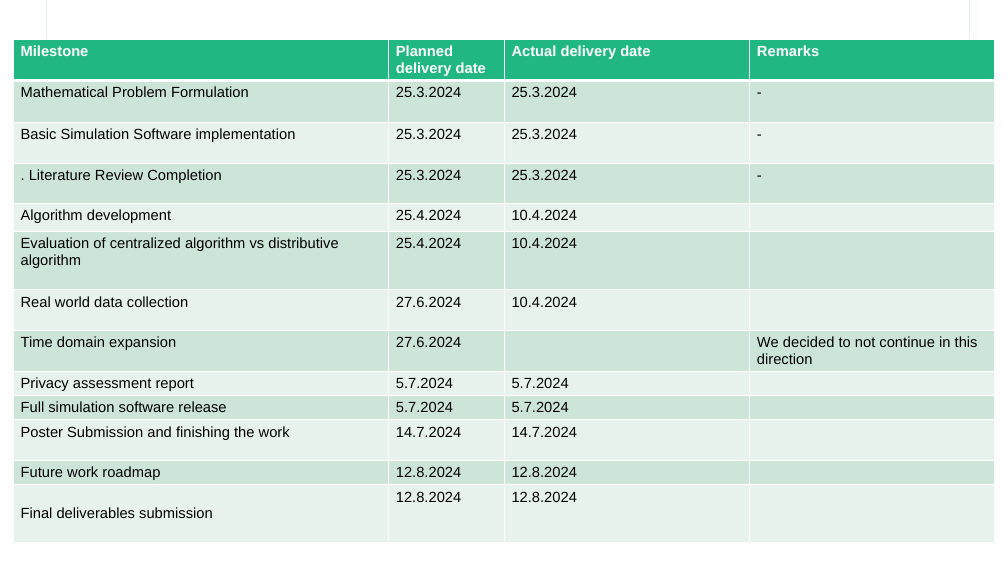
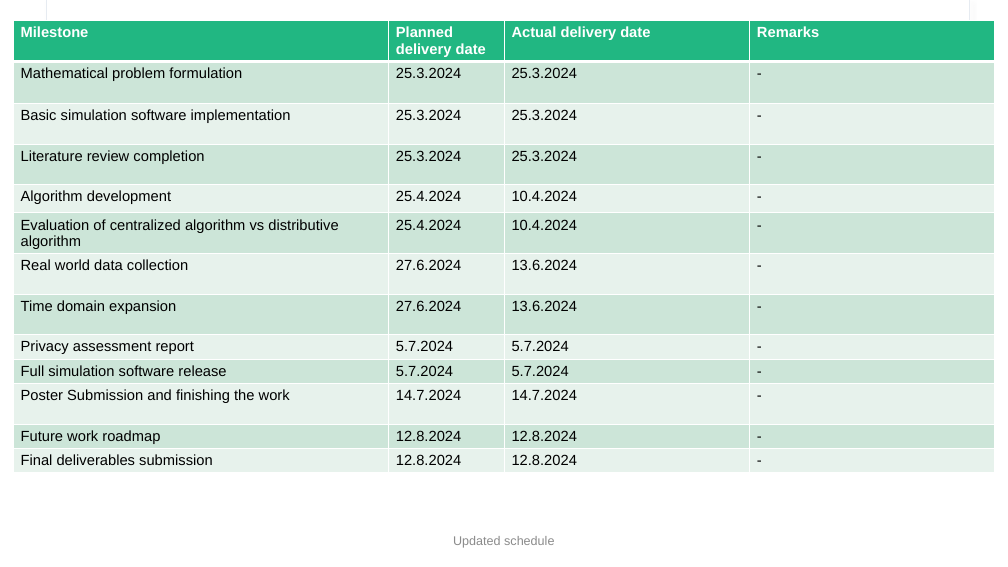
Before and after one commit to Yoni-Yaffe/DistribuPrivacyCore, a slide deck: slide 9 of מצגת אמצע.pptx. Drawn at 1008x567 pixels with LibreOffice and Linux fonts; fonts in the diff are those of the drawing. Boxes give left, top, right and bottom in pixels: in the first picture for what was removed or moved away, otherwise in the second. Text is boxed around its words. In the diff, an @@ line names an element or a change of style, - is before the commit and + after.

```diff
--- a/מצגת אמצע.pptx
+++ b/מצגת אמצע.pptx
@@ table at (x1=13, y1=20, x2=995, y2=488) @@
-row 2, column 1: Mathematical Problem Formulation
+row 2, column 1: Mathematical problem formulation
-row 3, column 1: Basic Simulation Software implementation
+row 3, column 1: Basic simulation software implementation
-row 4, column 1: . Literature Review Completion
+row 4, column 1: Literature review completion
-row 5, column 4: 
+row 5, column 4: -
-row 6, column 4: 
+row 6, column 4: -
-row 7, column 3: 10.4.2024
+row 7, column 3: 13.6.2024
-row 7, column 4: 
+row 7, column 4: -
-row 8, column 3: 
+row 8, column 3: 13.6.2024
-row 8, column 4: We decided to not continue in this direction
+row 8, column 4: -
-row 9, column 4: 
+row 9, column 4: -
-row 10, column 4: 
+row 10, column 4: -
-row 11, column 4: 
+row 11, column 4: -
-row 12, column 4: 
+row 12, column 4: -
-row 13, column 4: 
+row 13, column 4: -
@@ table resized from (x1=13, y1=39, x2=995, y2=555) to (x1=13, y1=20, x2=995, y2=488) @@
@@ text added at (x1=453, y1=536, x2=554, y2=548), 12 pt, text #8C8C8C @@
+Updated schedule
```
Also in this commit, not shown: 7 other slides changed, 1 slide added, 1 slide removed.
